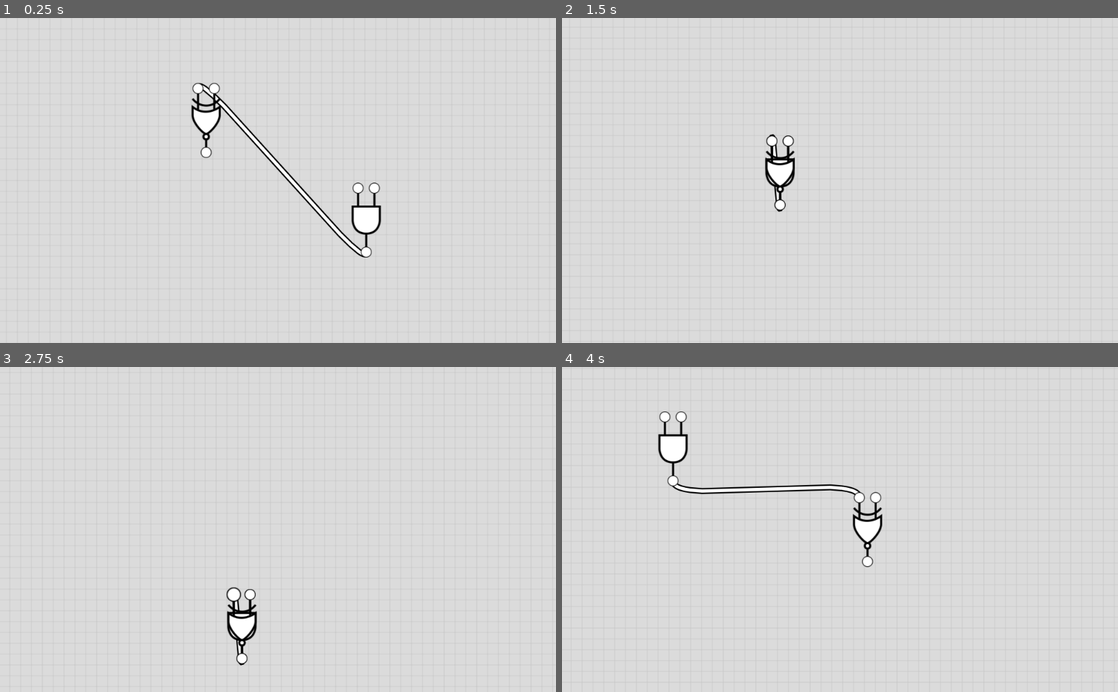
Above: before the commit, frames 1-4 (two rows, left to right).
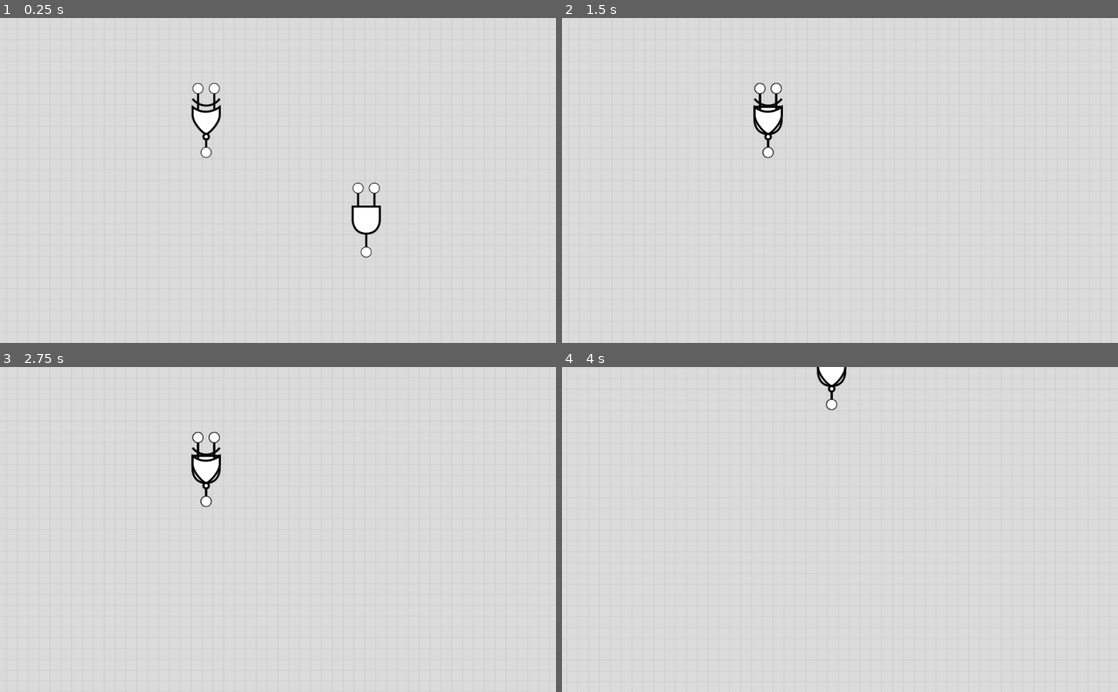
Above: after the commit, the same moments.

Repository: MitchDart/LogicBinGodot
Game: Godot game, scene res://scene/Main.tscn
The game is run twice, just before and just after one commit, with the same random seed, the same clock (stepped at 60 frames per second) and the same inputs.
Inputs (mouse positions are in pixels of both pictures, inside the frame that each line leads up to):
- Up to frame 1 (0.25 s): no input
- Up to frame 2 (1.5 s): tap Enter at 0.5 s; drag from (928, 219) to (767, 122) at 0.52 s; tap Space at 1.25 s; drag from (778, 89) to (812, 245) at 1.27 s
- Up to frame 3 (2.75 s): move the mouse to (233, 594) at 2.02 s; click (233, 594) at 2.17 s
- Up to frame 4 (4 s): tap Enter at 2.75 s; drag from (806, 659) to (673, 480) at 2.77 s; tap Space at 3.5 s; drag from (673, 448) to (867, 529) at 3.52 s

The runs differ from the first frame. In frame 1, 0.8% of the frame differs, in the area x 35-66%, y 19-74%; in frame 2, 1.4%; in frame 3, 1.5%; in frame 4, 2.2%, in the area x 17-58%, y 0-62%.

Commit message:
Added snap to inputs

Diff:
--- a/scene/AndGate.tscn
+++ b/scene/AndGate.tscn
@@ -33,6 +33,7 @@
 mesh = SubResource( 3 )
 texture = ExtResource( 3 )
 script = ExtResource( 4 )
+index = 1
 
 [node name="Tween" type="Tween" parent="InB/Mesh"]
 
@@ -63,6 +64,7 @@
 mesh = SubResource( 3 )
 texture = ExtResource( 3 )
 script = ExtResource( 4 )
+is_output = true
 
 [node name="Tween" type="Tween" parent="OutA/Mesh"]
 
@@ -72,9 +74,15 @@
 shape = SubResource( 4 )
 [connection signal="mouse_entered" from="Area2D" to="." method="_on_Area2D_mouse_entered"]
 [connection signal="mouse_exited" from="Area2D" to="." method="_on_Area2D_mouse_exited"]
+[connection signal="on_click" from="InB/Mesh" to="." method="_on_io_click"]
+[connection signal="on_hover" from="InB/Mesh" to="." method="_on_io_hover"]
 [connection signal="mouse_entered" from="InB/Area2D" to="InB/Mesh" method="_on_Area2D_mouse_entered"]
 [connection signal="mouse_exited" from="InB/Area2D" to="InB/Mesh" method="_on_Area2D_mouse_exited"]
+[connection signal="on_click" from="InA/Mesh" to="." method="_on_io_click"]
+[connection signal="on_hover" from="InA/Mesh" to="." method="_on_io_hover"]
 [connection signal="mouse_entered" from="InA/Area2D" to="InA/Mesh" method="_on_Area2D_mouse_entered"]
 [connection signal="mouse_exited" from="InA/Area2D" to="InA/Mesh" method="_on_Area2D_mouse_exited"]
+[connection signal="on_click" from="OutA/Mesh" to="." method="_on_io_click"]
+[connection signal="on_hover" from="OutA/Mesh" to="." method="_on_io_hover"]
 [connection signal="mouse_entered" from="OutA/Area2D" to="OutA/Mesh" method="_on_Area2D_mouse_entered"]
 [connection signal="mouse_exited" from="OutA/Area2D" to="OutA/Mesh" method="_on_Area2D_mouse_exited"]
--- a/scene/Main.tscn
+++ b/scene/Main.tscn
@@ -1,10 +1,9 @@
-[gd_scene load_steps=10 format=2]
+[gd_scene load_steps=9 format=2]
 
 [ext_resource path="res://scene/AndGate.tscn" type="PackedScene" id=1]
 [ext_resource path="res://scripts/Main.gd" type="Script" id=2]
 [ext_resource path="res://shaders/Grid.shader" type="Shader" id=3]
 [ext_resource path="res://scripts/Grid.gd" type="Script" id=4]
-[ext_resource path="res://scripts/Wire.gd" type="Script" id=5]
 [ext_resource path="res://scripts/Camera2D.gd" type="Script" id=6]
 [ext_resource path="res://scene/XNorGate.tscn" type="PackedScene" id=7]
 
@@ -36,14 +35,20 @@
 mesh = SubResource( 2 )
 script = ExtResource( 4 )
 
-[node name="Wire" type="Node2D" parent="."]
-script = ExtResource( 5 )
-tension = 50.0
-
 [node name="AndGate" parent="." instance=ExtResource( 1 )]
 position = Vector2( 162.53, 73.0754 )
+z_index = 5
+z_as_relative = false
 
 [node name="XNorGate" parent="." instance=ExtResource( 7 )]
 position = Vector2( -132.292, -110.873 )
+z_index = 5
+z_as_relative = false
 [connection signal="on_drag" from="AndGate" to="." method="_on_component_drag"]
+[connection signal="on_input_click" from="AndGate" to="." method="_on_component_input_click"]
+[connection signal="on_input_hover" from="AndGate" to="." method="_on_component_input_hover"]
+[connection signal="on_output_click" from="AndGate" to="." method="_on_component_output_click"]
 [connection signal="on_drag" from="XNorGate" to="." method="_on_component_drag"]
+[connection signal="on_input_click" from="XNorGate" to="." method="_on_component_input_click"]
+[connection signal="on_input_hover" from="XNorGate" to="." method="_on_component_input_hover"]
+[connection signal="on_output_click" from="XNorGate" to="." method="_on_component_output_click"]
--- /dev/null
+++ b/scene/Wire.tscn
@@ -0,0 +1,6 @@
+[gd_scene load_steps=2 format=2]
+
+[ext_resource path="res://scripts/Wire.gd" type="Script" id=1]
+
+[node name="Wire" type="Node2D"]
+script = ExtResource( 1 )
--- a/scene/XNorGate.tscn
+++ b/scene/XNorGate.tscn
@@ -33,6 +33,7 @@
 mesh = SubResource( 3 )
 texture = ExtResource( 3 )
 script = ExtResource( 4 )
+index = 1
 
 [node name="Tween" type="Tween" parent="InB/Mesh"]
 
@@ -63,6 +64,7 @@
 mesh = SubResource( 3 )
 texture = ExtResource( 3 )
 script = ExtResource( 4 )
+is_output = true
 
 [node name="Tween" type="Tween" parent="OutA/Mesh"]
 
@@ -72,9 +74,15 @@
 shape = SubResource( 4 )
 [connection signal="mouse_entered" from="Area2D" to="." method="_on_Area2D_mouse_entered"]
 [connection signal="mouse_exited" from="Area2D" to="." method="_on_Area2D_mouse_exited"]
+[connection signal="on_click" from="InB/Mesh" to="." method="_on_io_click"]
+[connection signal="on_hover" from="InB/Mesh" to="." method="_on_io_hover"]
 [connection signal="mouse_entered" from="InB/Area2D" to="InB/Mesh" method="_on_Area2D_mouse_entered"]
 [connection signal="mouse_exited" from="InB/Area2D" to="InB/Mesh" method="_on_Area2D_mouse_exited"]
+[connection signal="on_click" from="InA/Mesh" to="." method="_on_io_click"]
+[connection signal="on_hover" from="InA/Mesh" to="." method="_on_io_hover"]
 [connection signal="mouse_entered" from="InA/Area2D" to="InA/Mesh" method="_on_Area2D_mouse_entered"]
 [connection signal="mouse_exited" from="InA/Area2D" to="InA/Mesh" method="_on_Area2D_mouse_exited"]
+[connection signal="on_click" from="OutA/Mesh" to="." method="_on_io_click"]
+[connection signal="on_hover" from="OutA/Mesh" to="." method="_on_io_hover"]
 [connection signal="mouse_entered" from="OutA/Area2D" to="OutA/Mesh" method="_on_Area2D_mouse_entered"]
 [connection signal="mouse_exited" from="OutA/Area2D" to="OutA/Mesh" method="_on_Area2D_mouse_exited"]
--- a/scripts/Component.gd
+++ b/scripts/Component.gd
@@ -1,52 +1,68 @@
 extends MeshInstance2D
 
-signal on_drag
+signal on_drag(component)
+signal on_output_click(component,index)
+signal on_input_click(component,index)
+signal on_output_hover(component,index, out)
+signal on_input_hover(component,index, out)
 
 # Declare member variables here. Examples:
 # var a = 2
 # var b = "text"
 
-var mouse_hover = false;
+var mouse_body_hover = false;
 var mouse_dragging = false;
 var mouse_dragging_local_position = get_local_mouse_position();
 
-func get_input_A_position():
-	return get_node("InA").global_position
-
-func get_input_B_position():
-	return get_node("InB").global_position
-
-func get_output_A_position():
-	return get_node("OutA").global_position
+onready var inputs = [get_node("InA"), get_node("InB")]
+onready var outputs = [get_node("OutA")]
 
 # Called when the node enters the scene tree for the first time.
 func _ready():
 	pass # Replace with function body.
+
+func get_input_position(index):
+	return inputs[index].get_global_position()
+
+func get_output_position(index):
+	return outputs[index].get_global_position()
+
 
 func _process(delta):
 	if mouse_dragging:
 		position = get_global_mouse_position() + mouse_dragging_local_position
 		emit_signal("on_drag")
 
-
 func _input(event):
 	if event is InputEventMouseButton:
 		if event.button_index == BUTTON_LEFT:
-			if self.mouse_hover && event.is_pressed():
+			if mouse_body_hover && event.is_pressed():
 				mouse_dragging_local_position = (position - get_global_mouse_position())
 				self.mouse_dragging = true
 				get_tree().set_input_as_handled()
 			else:
 				self.mouse_dragging = false
 		if event.button_index == BUTTON_RIGHT && event.is_pressed():
-			if self.mouse_hover:
+			if mouse_body_hover:
 				self.rotate(PI/2)
-				emit_signal("on_drag")
+				emit_signal("on_drag", self)
+				get_tree().set_input_as_handled()
 
 
 func _on_Area2D_mouse_entered():
-	mouse_hover = true;
-
+	mouse_body_hover = true;
 
 func _on_Area2D_mouse_exited():
-	mouse_hover = false;
+	mouse_body_hover = false;
+
+func _on_io_click(io):
+	if io.is_output:
+		emit_signal("on_output_click",self , io.index)
+	else:
+		emit_signal("on_input_click",self, io.index)
+
+func _on_io_hover(io, out):
+	if io.is_output:
+		emit_signal("on_output_hover",self , io.index, out)
+	else:
+		emit_signal("on_input_hover",self, io.index, out)
--- a/scripts/IO.gd
+++ b/scripts/IO.gd
@@ -1,21 +1,21 @@
 extends MeshInstance2D
 
+signal on_click(io)
+signal on_hover(io)
 
-# Declare member variables here. Examples:
-# var a = 2
-# var b = "text"
+export var is_output = false
+export var index = 0
 
+var mouse_hover = false
 
 # Called when the node enters the scene tree for the first time.
 func _ready():
 	pass # Replace with function body.
 
-
-# Called every frame. 'delta' is the elapsed time since the previous frame.
-#func _process(delta):
-#	pass
-
-var mouse_hover = false
+func _input(event):
+	if mouse_hover && event is InputEventMouseButton && event.button_index == BUTTON_LEFT && event.is_pressed():
+		emit_signal("on_click", self)
+		get_tree().set_input_as_handled()
 
 func _on_Area2D_mouse_entered():
 	var tween = get_node("Tween")
@@ -27,6 +27,7 @@
 		tween.interpolate_property(self , "scale", Vector2(1.0,1.0), Vector2(1.3,1.3), 0.5, Tween.TRANS_BOUNCE, Tween.EASE_OUT)
 		tween.start()
 	mouse_hover = true
+	emit_signal("on_hover", self, false)
 
 
 func _on_Area2D_mouse_exited():
@@ -39,3 +40,4 @@
 		tween.interpolate_property(self , "scale", Vector2(1.3,1.3), Vector2(1.0,1.0), 0.3, Tween.TRANS_LINEAR, Tween.EASE_OUT)
 		tween.start()
 	mouse_hover = false
+	emit_signal("on_hover", self, true)
--- a/scripts/Main.gd
+++ b/scripts/Main.gd
@@ -1,6 +1,10 @@
 tool
 
 extends Node2D
+
+const WIRE = preload("res://scene/Wire.tscn")
+
+var creating_connection = null
 
 # Declare member variables here. Examples:
 # var a = 2
@@ -8,15 +12,65 @@
 
 # Called when the node enters the scene tree for the first time.
 func _ready():
-	set_wire()
+	pass
 
-func set_wire():
-	var wire = get_node("Wire")
-	wire.start_point = get_node("AndGate").get_output_A_position()
-	wire.end_point = get_node("XNorGate").get_input_A_position()
+func _input(event):
+	if creating_connection != null && event is InputEventMouseMotion && creating_connection.input_component == null:
+		set_creating_wire_to_mouse()
+	elif creating_connection != null && event is InputEventMouseButton && event.is_pressed():
+		remove_child(creating_connection.wire)
+		creating_connection = null
+
+func set_wire(wire):
+	wire.start_point = get_node("AndGate").get_output_position(0)
+	wire.end_point = get_node("XNorGate").get_input_position(0)
 	wire.start_point_direction = get_node("AndGate").rotation_degrees
 	wire.end_point_direction = get_node("XNorGate").rotation_degrees
 
 
-func _on_component_drag():
-	set_wire()
+func _on_component_drag(component):
+	pass
+
+
+func _on_component_input_click(component, index):
+	pass # Replace with function body.
+
+
+func _on_component_output_click(component, index):
+	if creating_connection == null:
+		var wire = WIRE.instance()
+		wire.z_index = 0
+		creating_connection = Connection.new()
+		creating_connection.wire = wire
+		creating_connection.output_component = component
+		creating_connection.output_component_IO_index = index
+		add_child(wire)
+		set_creating_wire_to_mouse()
+
+func _on_component_input_hover(component, index, out):
+	if creating_connection != null:
+		if !out:
+			creating_connection.input_component = component
+			creating_connection.wire.end_point = creating_connection.input_component.get_input_position(index)
+			creating_connection.wire.end_point_direction = creating_connection.input_component.rotation + PI*2
+			creating_connection.wire.tension_end = 70
+		else:
+			creating_connection.input_component = null
+			creating_connection.wire.end_point = get_global_mouse_position()
+			creating_connection.wire.end_point_direction = creating_connection.output_component.rotation
+			creating_connection.wire.tension_end = 0
+
+func set_creating_wire_to_mouse():
+		creating_connection.wire.start_point = creating_connection.output_component.get_output_position(0)
+		creating_connection.wire.end_point = get_global_mouse_position()
+		creating_connection.wire.start_point_direction = creating_connection.output_component.rotation
+		creating_connection.wire.end_point_direction = creating_connection.output_component.rotation
+		creating_connection.wire.tension_start = 70
+		creating_connection.wire.tension_end = 0
+
+class Connection:
+	var wire
+	var input_component
+	var output_component
+	var input_component_IO_index
+	var output_component_IO_index
--- a/scripts/Wire.gd
+++ b/scripts/Wire.gd
@@ -5,7 +5,8 @@
 export var start_point = Vector2(0.0,0.0) setget set_startpoint
 export var end_point = Vector2(0.0,0.0) setget set_endpoint
 
-export var tension = 1.0 setget set_tension
+export var tension_start = 1.0 setget set_tension_start
+export var tension_end = 1.0 setget set_tension_end
 
 export var start_point_direction = 0.0 setget set_start_point_direction
 export var end_point_direction = 0.0 setget set_end_point_direction
@@ -23,9 +24,14 @@
 		end_point = new_endpoint
 		update()
 
-func set_tension(new_tension):
-	if tension != new_tension:
-		tension = new_tension
+func set_tension_start(new_tension):
+	if tension_start != new_tension:
+		tension_start = new_tension
+		update()
+
+func set_tension_end(new_tension):
+	if tension_end != new_tension:
+		tension_end = new_tension
 		update()
 
 func set_start_point_direction(new_start_point_direction):
@@ -44,9 +50,9 @@
 
 func _draw():
 	var cp1 = Transform2D.IDENTITY
-	cp1 = cp1.rotated(deg2rad(start_point_direction)).translated(Vector2(0.0,tension))
+	cp1 = cp1.rotated(start_point_direction).translated(Vector2(0.0,tension_start))
 	var cp2 = Transform2D.IDENTITY
-	cp2 = cp2.rotated(deg2rad(end_point_direction)).translated(Vector2(0.0,-tension))
+	cp2 = cp2.rotated(end_point_direction).translated(Vector2(0.0,-tension_end))
 
 	var inA = Vector2(0.0,0.0)
 	var inB = cp2.xform(Vector2(0.0,0.0))
